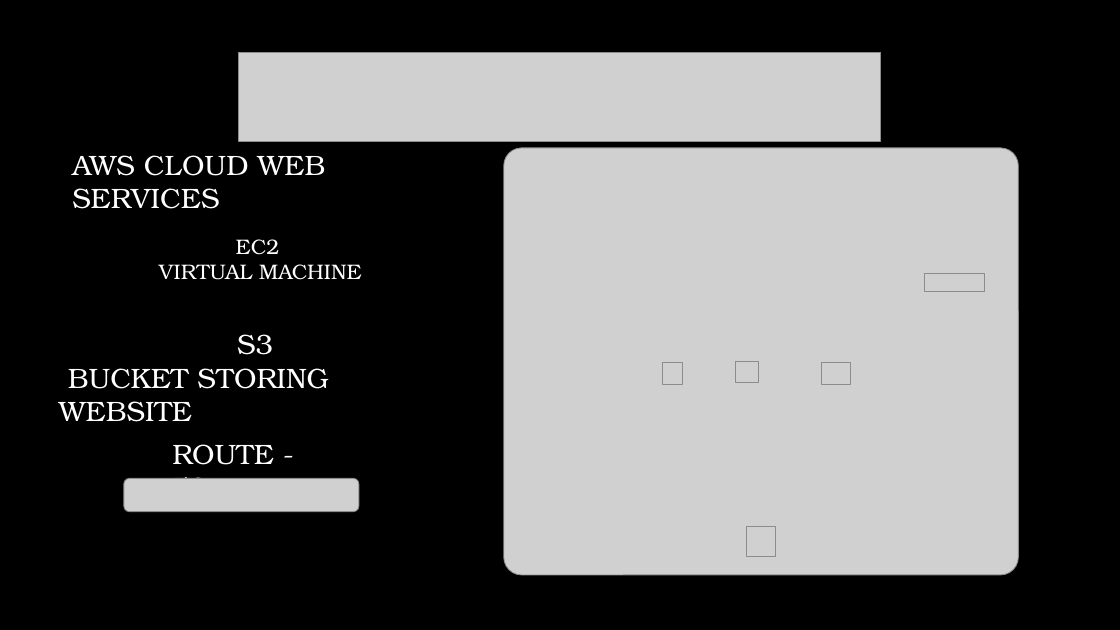
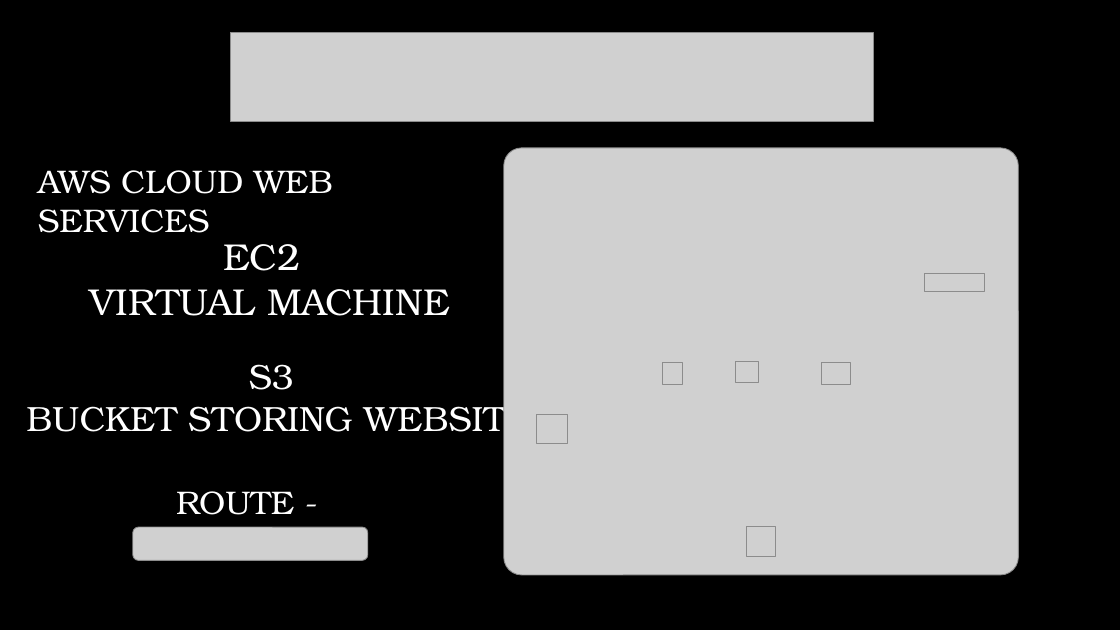
Before and after one commit to GallagherStephen/4thYearProject-Dissertation, a slide deck: slide 2 of Tuesday.pptx. Drawn at 1120x630 pixels with LibreOffice and Linux fonts; fonts in the diff are those of the drawing; grey boxes stand for pictures; background and template pictures are left out. Boxes give left, top, right and bottom in pixels: in the first picture for what was removed or moved away, otherwise in the second. Text is boxed around its words. In the diff, an @@ line names an element or a change of style, - is before the commit and + after.

```diff
--- a/Tuesday.pptx
+++ b/Tuesday.pptx
@@ picture: place and size @@
-picture at [239, 52, 881, 141]
+picture at [231, 33, 874, 122]
@@ text "AWS CLOUD WEB SERVICES": place and size @@
-text "AWS CLOUD WEB SERVICES" at [72, 155, 326, 209]
+text "AWS CLOUD WEB SERVICES" at [38, 170, 333, 233]
@@ text "AWS CLOUD WEB SERVICES" at [38, 170, 333, 233]: size 24 to 28 pt @@
@@ text "EC2": place and size @@
-text "EC2" at [159, 239, 362, 280]
+text "EC2" at [89, 244, 450, 316]
@@ text "EC2" at [89, 244, 450, 316]: size 18 to 32 pt @@
@@ text "S3": place and size @@
-text "S3" at [59, 334, 329, 422]
+text "S3" at [26, 364, 531, 440]
@@ text "S3" at [26, 364, 531, 440]: size 24 to 30 pt @@
@@ picture added at [537, 414, 568, 444] @@
@@ text "ROUTE - 53" at [176, 491, 295, 562]: size 24 to 28 pt @@
@@ text "ROUTE - 53": place and size @@
-text "ROUTE - 53" at [172, 444, 274, 479]
+text "ROUTE - 53" at [176, 491, 295, 562]
@@ picture: place and size @@
-picture at [124, 479, 359, 513]
+picture at [133, 528, 368, 561]
```
Also in this commit, not shown: 3 other slides changed, 1 slide added, 1 slide removed.
